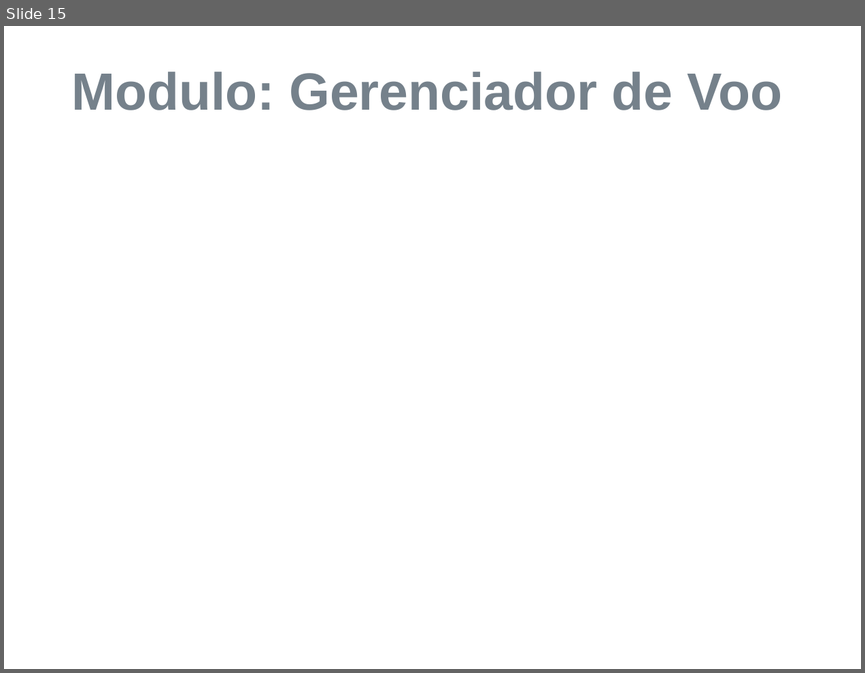
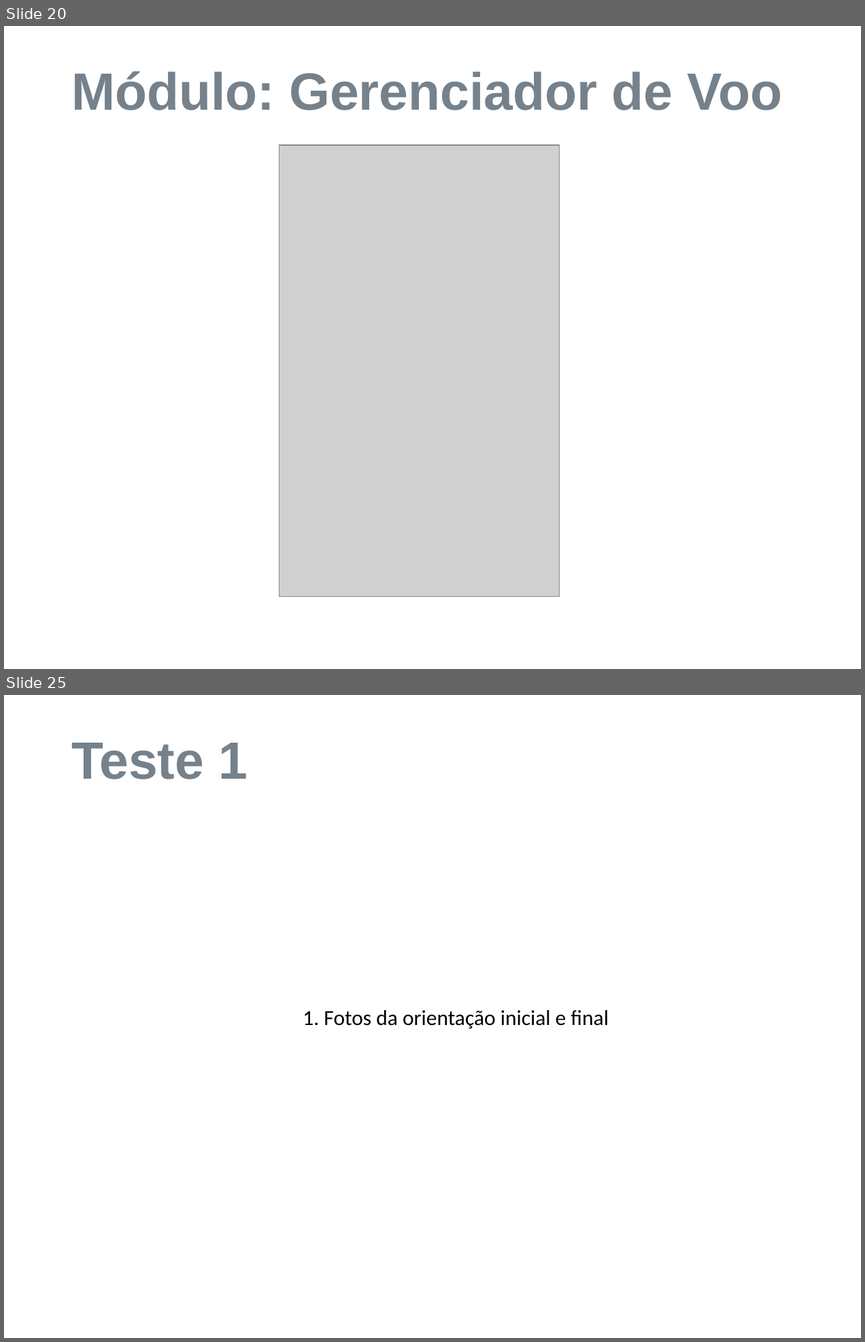
Before and after one commit to matheuskraemer/pfc, a slide deck: doc/apresentacao/Tema-Apresentação-Exemplo.ppt. Shown one above the other, each under a label of ours: slide 15 before the commit, slides 20 and 25 after it; the slides between them are not shown. The pictures are 865x673 and 865x1342 pixels, drawn with LibreOffice and Linux fonts; fonts in the diff are those of the drawing; grey boxes stand for pictures; background and template pictures are left out. Boxes give left, top, right and bottom in pixels: in the first picture for what was removed or moved away, otherwise in the second. Text is boxed around its words. In the diff, an @@ line names an element or a change of style, - is before the commit and + after.

```diff
--- a/doc/apresentacao/Tema-Apresentação-Exemplo.ppt
+++ b/doc/apresentacao/Tema-Apresentação-Exemplo.ppt
@@ slide 25 added at (4,695,861,1338), background picture (left out) @@
@@ title added at (71,743,248,779), 44 pt, text #75818B, bold @@
+Teste 1
@@ text added at (303,1010,608,1029), 18 pt, text #000000 @@
+1. Fotos da orientação inicial e final
@@ what was slide 15 is now slide 20 @@
@@ slide 20 changed as well @@
@@ title at (71,71,783,110): text changed @@
-Modulo: Gerenciador de Voo
+Módulo: Gerenciador de Voo
@@ picture added at (279,145,559,597) @@
```
Also in this commit, not shown: 13 other slides changed, 24 other slides added, 12 slides removed, 1 other file.
